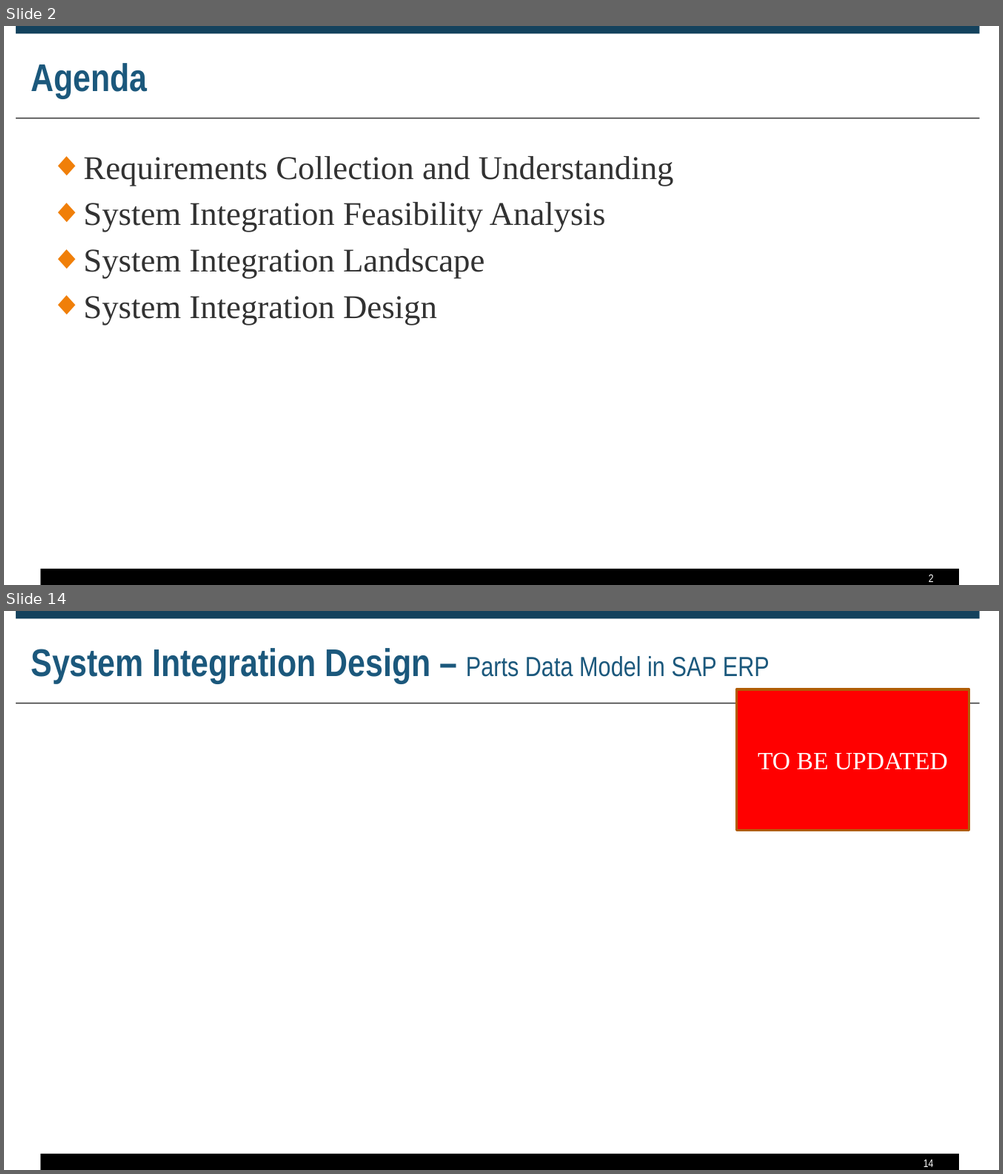
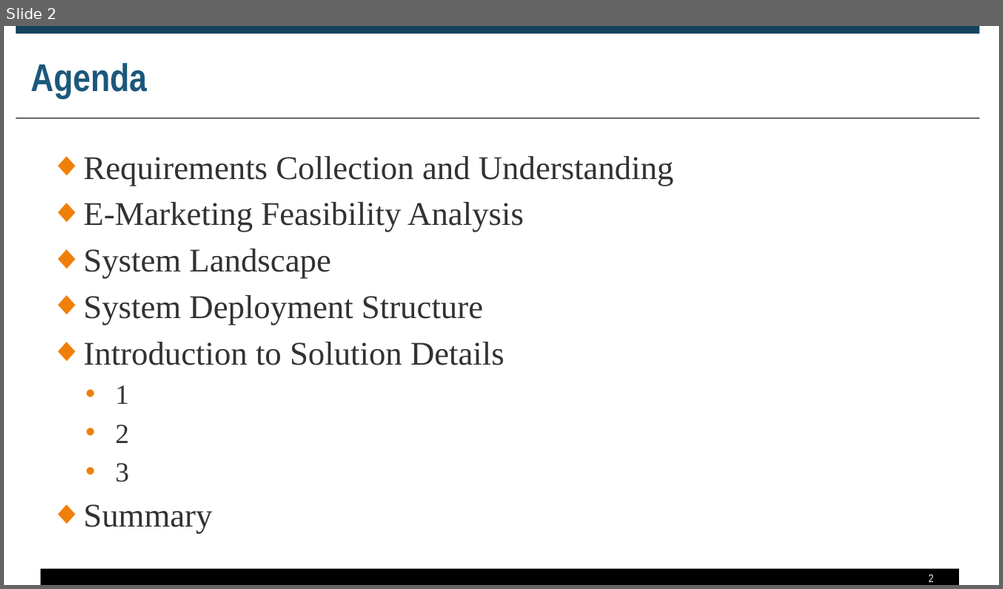
Before and after one commit to zyw9963/YFVE-supplier-portal, a slide deck: projects/Marketing/Proposal of E-Marketing for Omnex Consulting Business.pptx. Shown one above the other, each under a label of ours: slides 2 and 14 before the commit, slide 2 after it; the slides between them are not shown. The pictures are 1003x1174 and 1003x589 pixels, drawn with LibreOffice and Linux fonts; fonts in the diff are those of the drawing. Boxes give left, top, right and bottom in pixels: in the first picture for what was removed or moved away, otherwise in the second. Text is boxed around its words. In the diff, an @@ line names an element or a change of style, - is before the commit and + after.

```diff
--- a/projects/Marketing/Proposal of E-Marketing for Omnex Consulting Business.pptx
+++ b/projects/Marketing/Proposal of E-Marketing for Omnex Consulting Business.pptx
@@ slide 14 removed at (x1=4, y1=611, x2=999, y2=1170), background #FFFFFF; not listed: 3 template elements that a slide beside it also shows @@
@@ title removed at (x1=31, y1=648, x2=769, y2=684) @@
-System Integration Design – Parts Data Model in SAP ERP
@@ rectangle removed at (x1=736, y1=689, x2=969, y2=831) @@
-TO BE UPDATED
@@ page number removed at (x1=923, y1=1159, x2=933, y2=1167) @@
-14
@@ slide 2 changed as well @@
@@ text at (x1=83, y1=202, x2=523, y2=534): text changed @@
-◆ System Integration Feasibility Analysis
-◆ System Integration Landscape
-◆ System Integration Design
+◆ E-Marketing Feasibility Analysis
+◆ System Landscape
+◆ System Deployment Structure
+◆ Introduction to Solution Details
+  • 1
+  • 2
+  • 3
+◆ Summary
```
Also in this commit, not shown: 1 slide added, 14 other slides removed.
